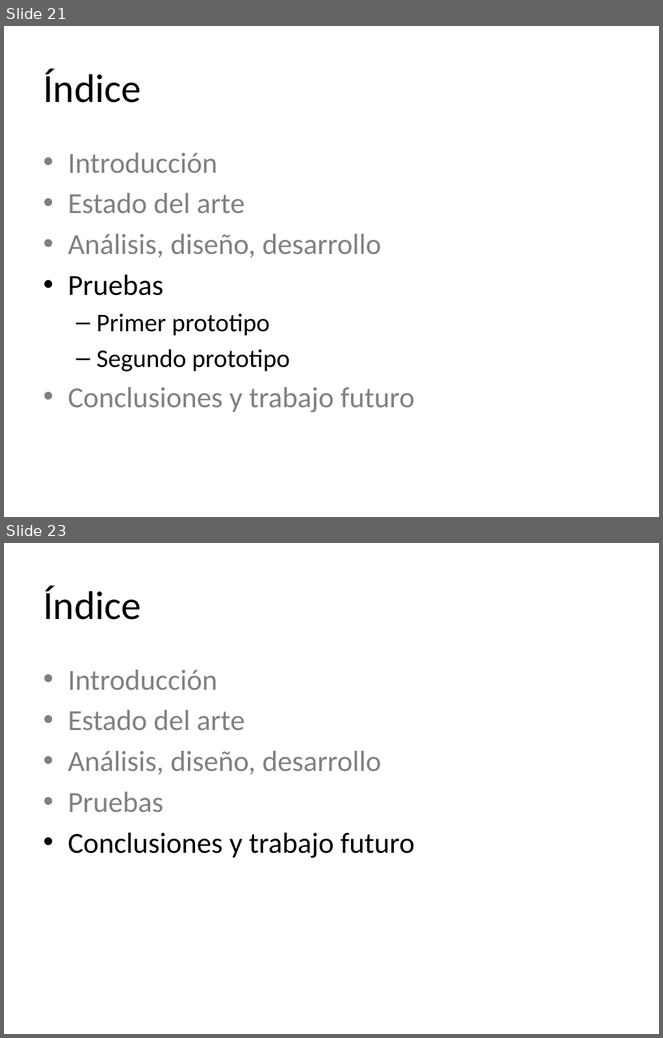
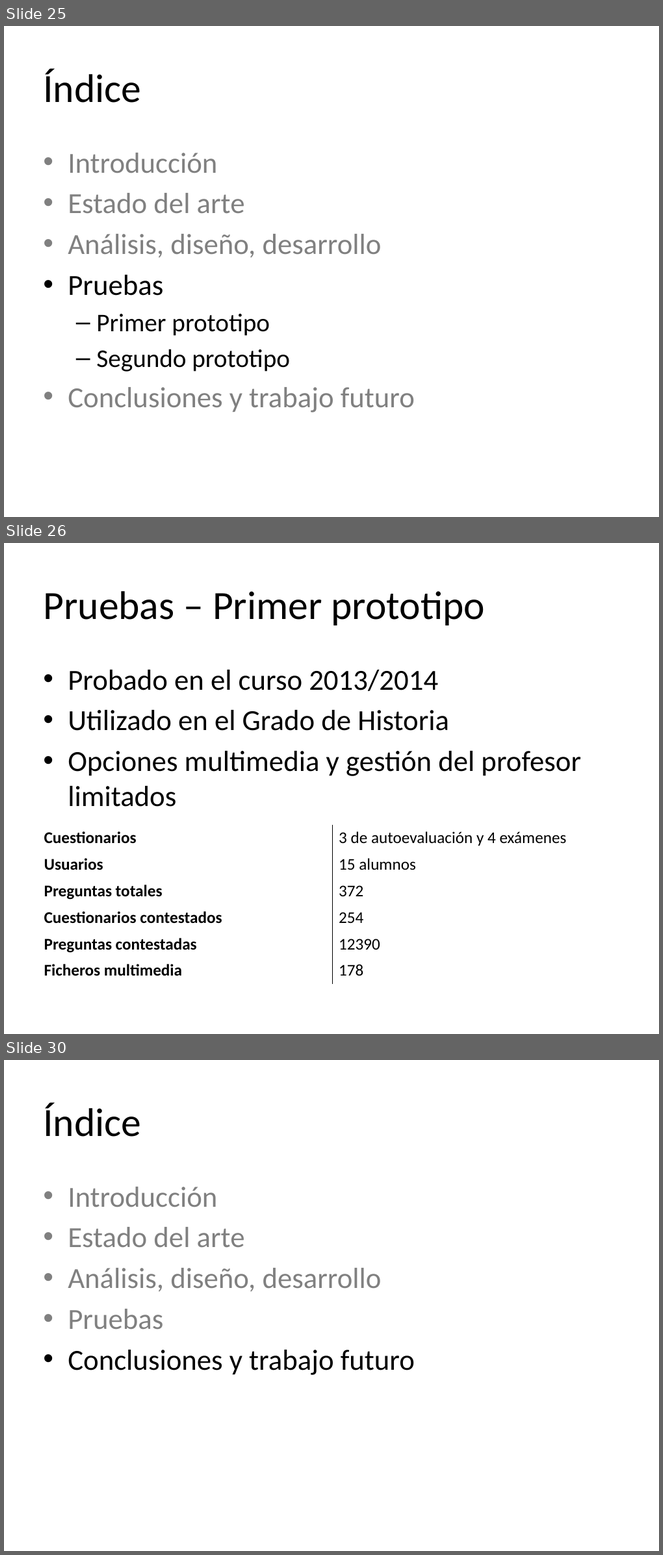
Before and after one commit to molins/TFG, a slide deck: presentacion/TFG.pptx. Shown one above the other, each under a label of ours: slides 21 and 23 before the commit, slides 25, 26 and 30 after it; the slides between them are not shown. The pictures are 663x1038 and 663x1555 pixels, drawn with LibreOffice and Linux fonts; fonts in the diff are those of the drawing. Boxes give left, top, right and bottom in pixels: in the first picture for what was removed or moved away, otherwise in the second. Text is boxed around its words. In the diff, an @@ line names an element or a change of style, - is before the commit and + after.

Commit message:
Primera versión tentativa

```diff
--- a/presentacion/TFG.pptx
+++ b/presentacion/TFG.pptx
@@ slide 26 added at <box>4,543,659,1034</box>, background #FFFFFF @@
@@ title added at <box>43,591,486,626</box>, 44 pt, text #000000 @@
+Pruebas – Primer prototipo
@@ text added at <box>68,670,581,807</box>, 32 pt, text #000000 @@
+• Probado en el curso 2013/2014
+• Utilizado en el Grado de Historia
+• Opciones multimedia y gestión del profesor limitados
@@ table added at <box>37,824,627,984</box>, 6 rows, 2 columns @@
+Cuestionarios | 3 de autoevaluación y 4 exámenes
+Usuarios | 15 alumnos
+Preguntas totales | 372
+Cuestionarios contestados | 254
+Preguntas contestadas | 12390
+Ficheros multimedia | 178
@@ what was slide 21 is now slide 25 @@
@@ what was slide 23 is now slide 30 @@
```
Also in this commit, not shown: 4 slides changed, 12 other slides added, 5 slides removed.
